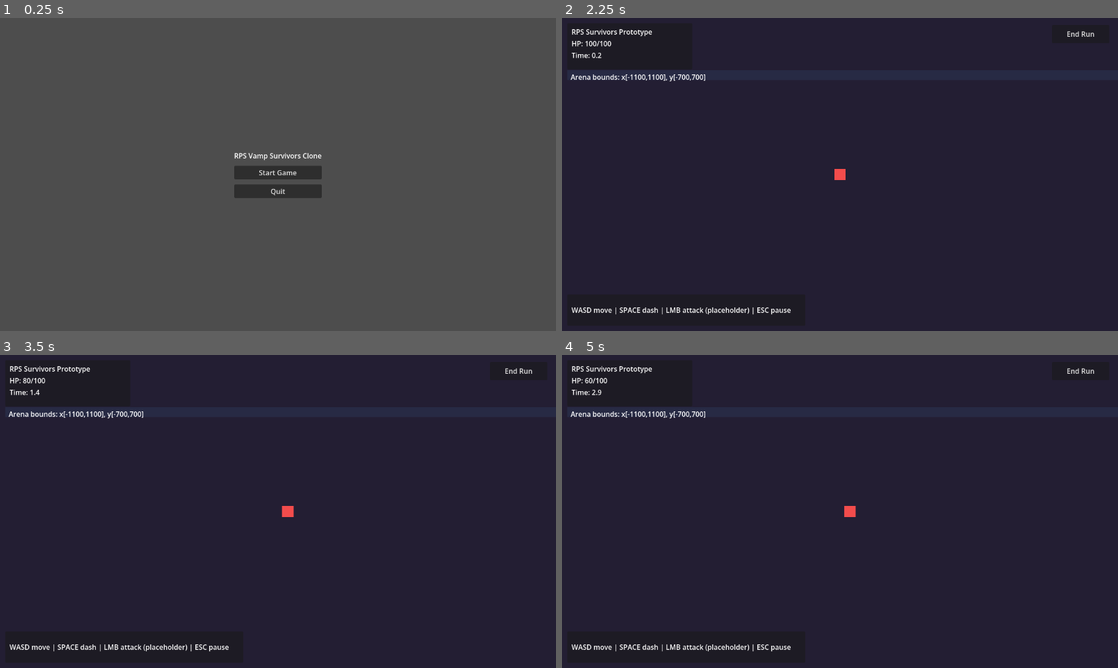
Above: before the commit, frames 1-4 (two rows, left to right).
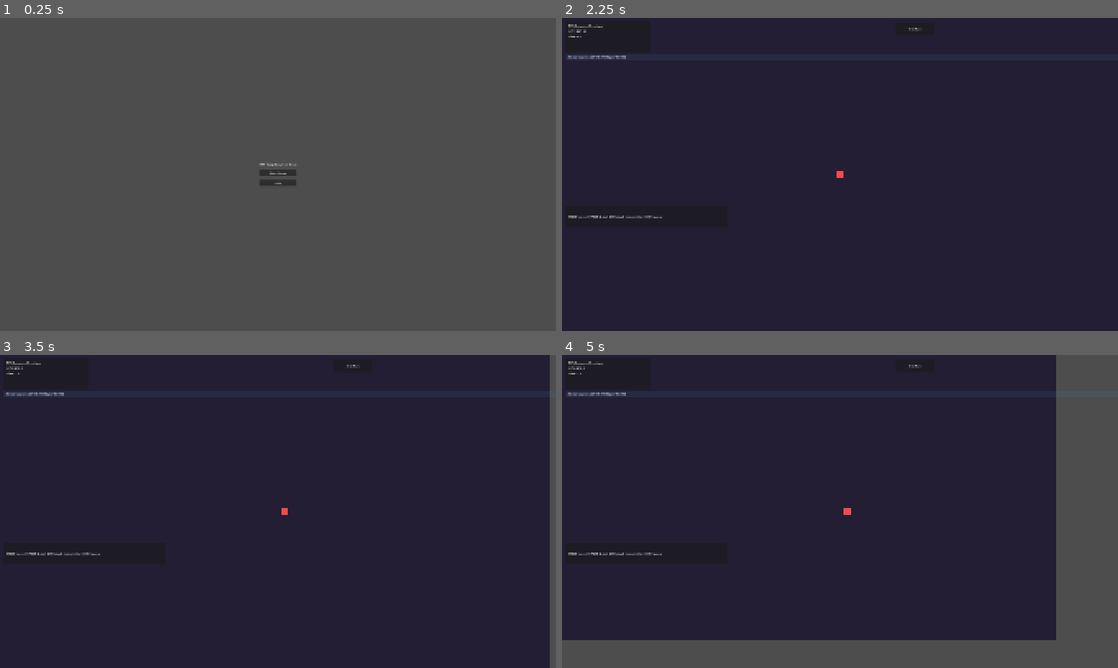
Above: after the commit, the same moments.

Repository: TimotejZavski/rps-vamp--survivors-clone
Game: Godot game, scene res://scenes/main/Main.tscn
The game is run twice, just before and just after one commit, with the same random seed, the same clock (stepped at 60 frames per second) and the same inputs.
Inputs (mouse positions are in pixels of both pictures, inside the frame that each line leads up to):
- Up to frame 1 (0.25 s): no input
- Up to frame 2 (2.25 s): click "Start Game" at 0.5 s; click "End Run" at 1.25 s; click "Retry" at 2 s
- Up to frame 3 (3.5 s): tap Enter (ui_accept) at 2.75, 3.02 s; move the mouse to (400, 495) at 2.77 s; hold D (move_right) from 2.78 s (still down); click (400, 495) at 2.85 s
- Up to frame 4 (5 s): move the mouse to (728, 527) at 3.52 s; release D (move_right) at 3.53 s; hold S (move_down) 3.53-4.28 s; click (728, 527) at 3.6 s; tap Enter (ui_accept) at 3.77 s; move the mouse to (895, 442) at 4.27 s; hold D (move_right) from 4.28 s (still down); tap Space (dash) at 4.35 s; click (895, 442) at 4.55 s

The runs differ from the first frame. In frame 1, 1.5% of the frame differs, in the area x 42-58%, y 43-58%; in frame 2, 1.6%; in frame 3, 2.7%; in frame 4, 20%, in the area x 0-100%, y 0-100%.

Commit message:
Add RunConfig autoload, global theme, and Silkscreen font
Introduce run presets and shared UI theme; register physics layers and
window scaling in project settings.

Made-with: Cursor

Diff:
--- a/project.godot
+++ b/project.godot
@@ -19,6 +19,22 @@
 
 window/size/viewport_width=1280
 window/size/viewport_height=720
+window/stretch/mode="canvas_items"
+window/stretch/aspect="expand"
+window/stretch/scale=0.68
+
+[gui]
+
+theme/custom="res://theme/game_theme.tres"
+
+[autoload]
+
+RunConfig="*res://scripts/game/run_config.gd"
+
+[layer_names]
+
+2d_physics/layer_1="player"
+2d_physics/layer_2="enemy"
 
 [input]
 
--- /dev/null
+++ b/scripts/game/run_config.gd
@@ -0,0 +1,48 @@
+extends Node
+
+## Carries the chosen character / weapon stub from CharacterSelect into Game (placeholder data).
+
+var character_id: String = "wizard"
+var display_name: String = "Imelda Belpaese"
+var weapon_placeholder_name: String = "Staff Bolt"
+
+var weapon_cooldown: float = 1.15
+var attack_range: float = 88.0
+var melee_damage: int = 36
+
+const PRESETS := {
+	"wizard": {
+		"display_name": "Imelda Belpaese",
+		"weapon_placeholder_name": "Staff Bolt",
+		"weapon_cooldown": 1.2,
+		"attack_range": 88.0,
+		"melee_damage": 36,
+	},
+	"knight": {
+		"display_name": "Placeholder Knight",
+		"weapon_placeholder_name": "Sword Slash",
+		"weapon_cooldown": 0.85,
+		"attack_range": 64.0,
+		"melee_damage": 28,
+	},
+	"cleric": {
+		"display_name": "Placeholder Cleric",
+		"weapon_placeholder_name": "Holy Aura",
+		"weapon_cooldown": 1.5,
+		"attack_range": 108.0,
+		"melee_damage": 22,
+	},
+}
+
+
+func apply_preset(id: String) -> void:
+	var key := id
+	if not PRESETS.has(key):
+		key = "wizard"
+	character_id = key
+	var p: Dictionary = PRESETS[key]
+	display_name = p.display_name
+	weapon_placeholder_name = p.weapon_placeholder_name
+	weapon_cooldown = p.weapon_cooldown
+	attack_range = p.attack_range
+	melee_damage = p.melee_damage
--- /dev/null
+++ b/theme/game_theme.tres
@@ -0,0 +1,4 @@
+[gd_resource type="Theme" format=3]
+
+[resource]
+default_font_size = 10
--- /dev/null
+++ b/theme/main_menu_buttons.tres
@@ -0,0 +1,7 @@
+[gd_resource type="Theme" format=3 uid="uid://c8k2hm4n1menu"]
+
+[ext_resource type="FontFile" path="res://fonts/Silkscreen-Bold.ttf" id="1_font"]
+
+[resource]
+Button/font_sizes/font_size = 22
+Button/fonts/font = ExtResource("1_font")
Binary file added: fonts/Silkscreen-Bold.ttf
Not shown, added: fonts/Silkscreen-Bold.ttf.import
Not shown, added: scripts/game/run_config.gd.uid
